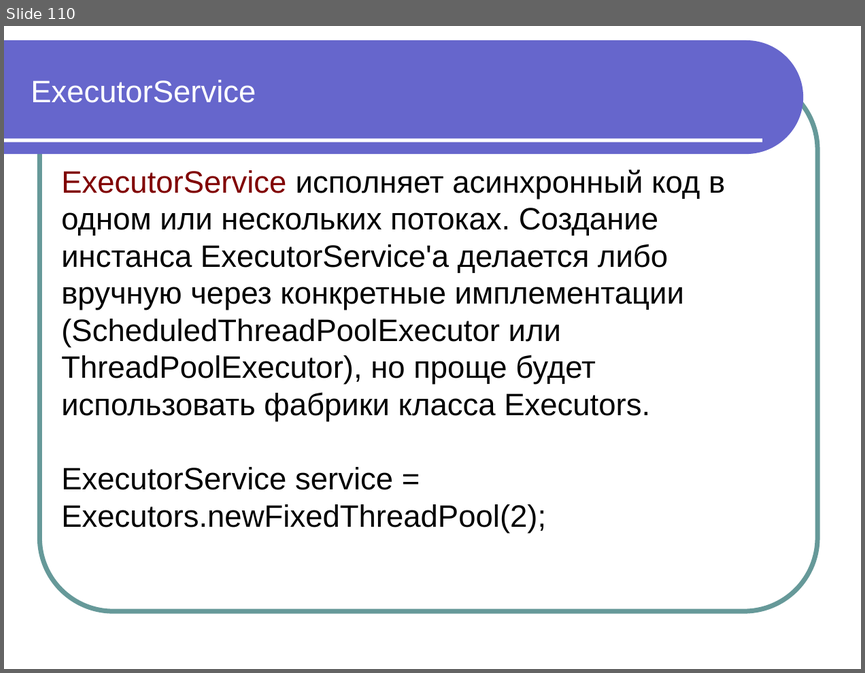
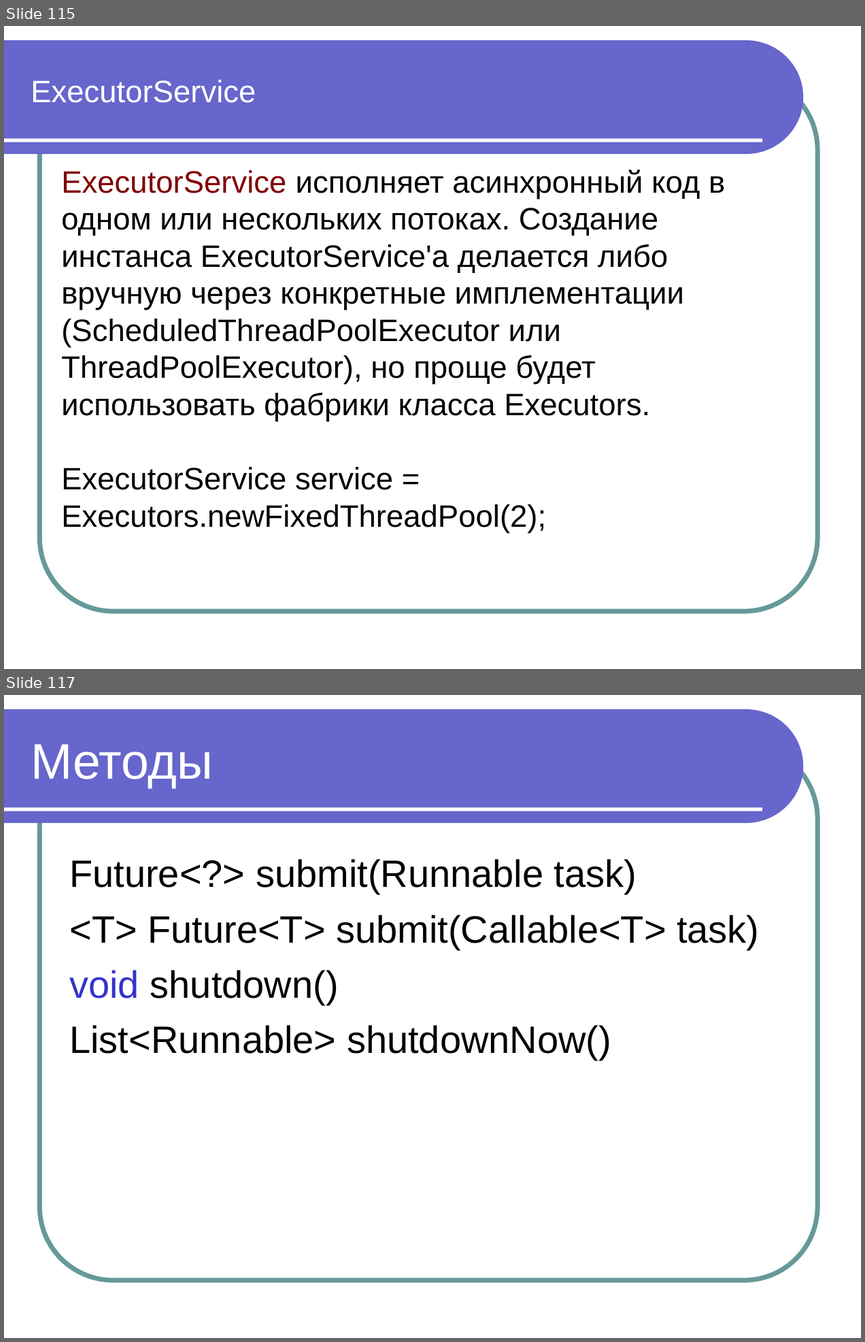
Before and after one commit to maxchv/JavaLessons, a slide deck: Lesson15/Modul 11 Vychislitelnye potoki.pptx. Shown one above the other, each under a label of ours: slide 110 before the commit, slides 115 and 117 after it; the slides between them are not shown. The pictures are 865x673 and 865x1342 pixels, drawn with LibreOffice and Linux fonts; fonts in the diff are those of the drawing. Boxes give left, top, right and bottom in pixels: in the first picture for what was removed or moved away, otherwise in the second. Text is boxed around its words. In the diff, an @@ line names an element or a change of style, - is before the commit and + after.

```diff
--- a/Lesson15/Modul 11 Vychislitelnye potoki.pptx
+++ b/Lesson15/Modul 11 Vychislitelnye potoki.pptx
@@ slide 117 added at <box>4,695,861,1338</box>, background #FFFFFF; not listed: 3 template elements that a slide beside it also shows @@
@@ title added at <box>31,744,213,788</box>, 42 pt, text #FFFFFF @@
+Методы
@@ text added at <box>69,859,759,1060</box>, 32 pt, text #000000 @@
+Future<?> submit(Runnable task)
+<T> Future<T> submit(Callable<T> task)
+void shutdown()
+List<Runnable> shutdownNow()
@@ what was slide 110 is now slide 115 @@
```
Also in this commit, not shown: 3 slides changed, 6 other slides added, 1 slide removed, 1 other file.
